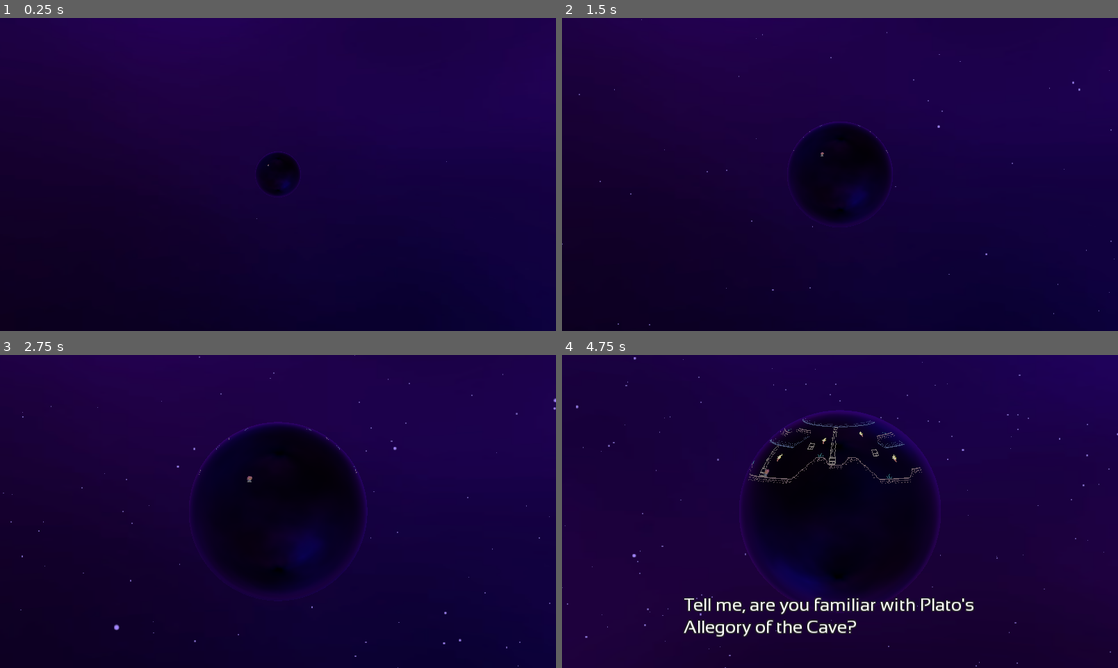
Above: before the commit, frames 1-4 (two rows, left to right).
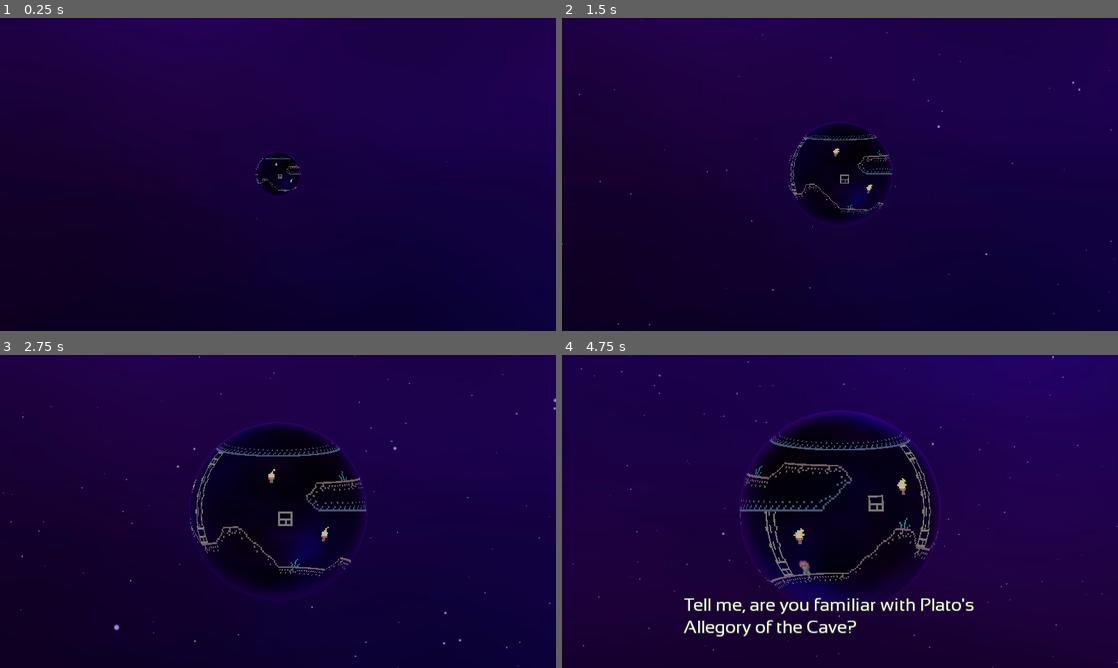
Above: after the commit, the same moments.

Repository: kevinlights/back-into-the-cave
Game: Godot game, scene res://scenes/Game.tscn
The game is run twice, just before and just after one commit, with the same random seed, the same clock (stepped at 60 frames per second) and the same inputs. Sound files missing from this copy of the repository are replaced by a short silence.
Inputs:
- Up to frame 1 (0.25 s): no input
- Up to frame 2 (1.5 s): tap Enter at 0.5 s; hold Right (right) 0.53-1.28 s; tap X (jump) at 0.77 s; hold Down (down) from 1.28 s (still down)
- Up to frame 3 (2.75 s): tap X (jump) at 1.52 s; release Down (down) at 2.03 s; hold Right (right) from 2.03 s (still down)
- Up to frame 4 (4.75 s): release Right (right) at 2.78 s; hold Up (ui_up) 2.78-3.53 s; tap X (jump) at 3.02, 3.77, 4.52 s; hold Left (left) from 3.53 s (still down)

The runs differ from the first frame. In frame 1, less than 0.1% of the frame differs, in the area x 46-55%, y 44-56%; in frame 2, 0.4%; in frame 3, 1.0%; in frame 4, 2.2%, in the area x 0-100%, y 0-100%.

Commit message:
Enable cave player to walk up slopes

Diff:
--- a/game/objects/CavePlayer.gd
+++ b/game/objects/CavePlayer.gd
@@ -5,6 +5,7 @@
 const _Dust : PackedScene = preload("res://objects/Dust.tscn")
 
 const MOVE_SPEED : float = 40.0
+const HILL_CLIMB_SPEED : float = 20.0
 const JUMP_SPEED : float = 128.0
 const FALL_INCR : float = 386.0
 const MAX_FALL_SPEED : float = 160.0
@@ -22,14 +23,21 @@
 		dust.global_position = self.global_position + Vector2(0, 4) + (dir * 4.0)
 		dust.velocity = dir * 16.0
 
+func move(direction : Vector2, delta : float) -> void:
+	var collision : KinematicCollision2D = move_and_collide(MOVE_SPEED * direction * delta)
+	if collision != null and collision.normal.snapped(Vector2(0.25, 0.25)).y == -0.75:
+		position.y -= HILL_CLIMB_SPEED * delta
+		move_and_collide(HILL_CLIMB_SPEED * direction * delta)
+		velocity.y = 0.0
+
 func _physics_process(delta : float) -> void:
 	if Input.is_action_just_pressed("ui_up") and test_move(transform, Vector2.DOWN):
 		velocity = Vector2(0, -JUMP_SPEED)
 	if Input.is_action_pressed("ui_left"):
-		move_and_collide(MOVE_SPEED * Vector2.LEFT * delta)
+		move(Vector2.LEFT, delta)
 		sprite.flip_h = true
 	if Input.is_action_pressed("ui_right"):
-		move_and_collide(MOVE_SPEED * Vector2.RIGHT * delta)
+		move(Vector2.RIGHT, delta)
 		sprite.flip_h = false
 
 	velocity.y += FALL_INCR * delta
@@ -43,6 +51,8 @@
 			velocity = Vector2.ZERO
 		elif collision.normal == Vector2.DOWN:
 			velocity = Vector2.ZERO
+		elif collision.normal.snapped(Vector2(0.25, 0.25)).y == -0.75:
+			velocity.y = 0.0
 
 	sprite_mirror_l.flip_h = sprite.flip_h
 	sprite_mirror_r.flip_h = sprite.flip_h
--- a/game/objects/CaveScene.tscn
+++ b/game/objects/CaveScene.tscn
@@ -48,4 +48,4 @@
 [node name="Camera2D" type="Camera2D" parent="."]
 anchor_mode = 0
 current = true
-zoom = Vector2( 0.5, 0.5 )
+zoom = Vector2( 0.25, 0.25 )
